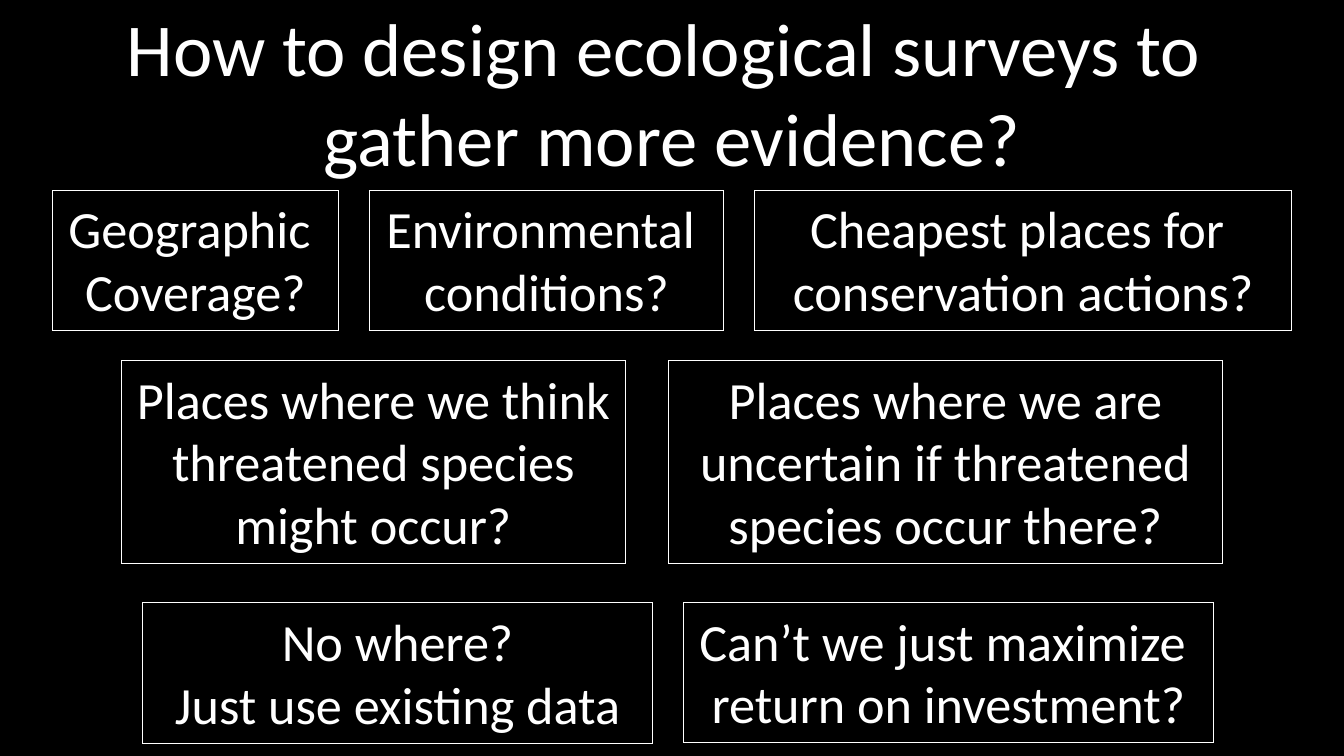
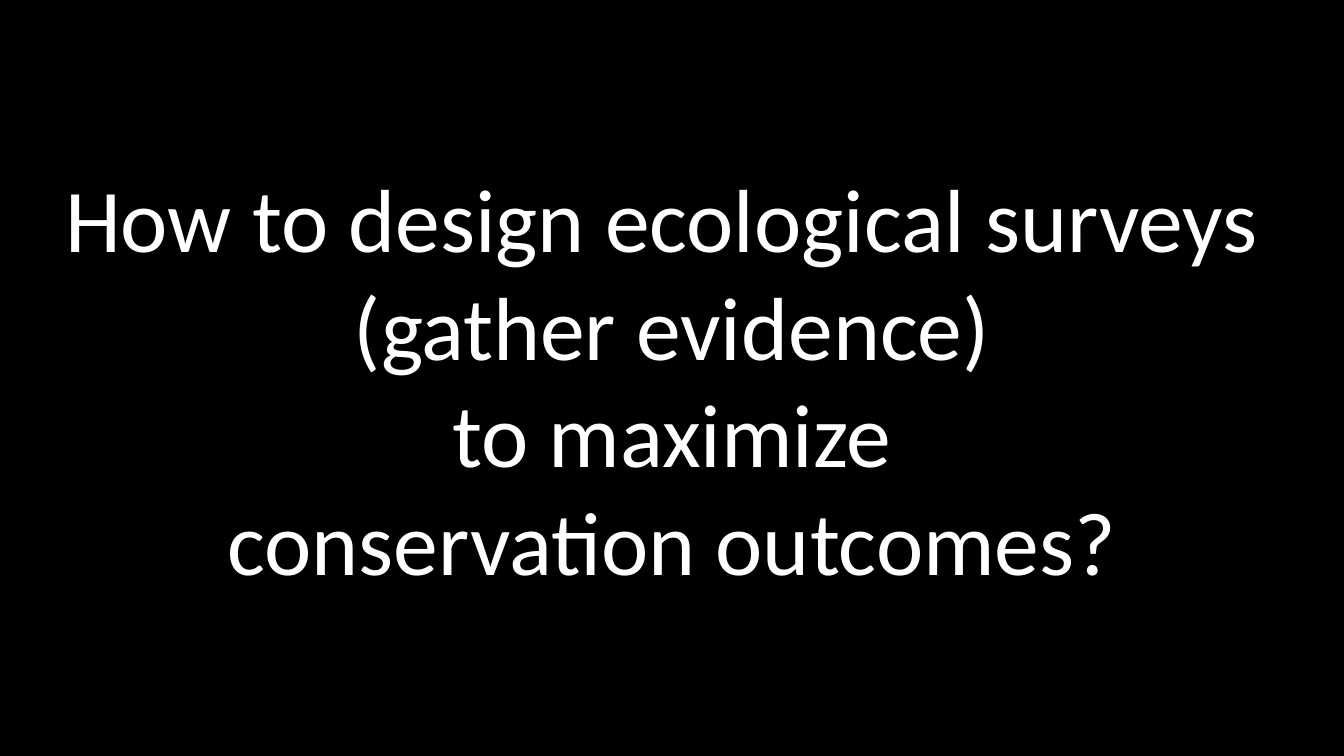
Before and after one commit to jeffreyhanson/abstracts-and-slides, a slide deck: slide 7 of seminars/EES-11-11-2020/slides.pptx. Drawn at 1344x756 pixels with LibreOffice and Linux fonts; fonts in the diff are those of the drawing. Boxes give left, top, right and bottom in pixels: in the first picture for what was removed or moved away, otherwise in the second. Text is boxed around its words. In the diff, an @@ line names an element or a change of style, - is before the commit and + after.

```diff
--- a/seminars/EES-11-11-2020/slides.pptx
+++ b/seminars/EES-11-11-2020/slides.pptx
@@ rectangle removed at (x1=52, y1=190, x2=339, y2=329) @@
-Geographic
-Coverage?
@@ title at (x1=65, y1=189, x2=1257, y2=576): text changed; size 40 to 48 pt @@
-How to design ecological surveys to
-gather more evidence?
+How to design ecological surveys
+(gather evidence)
+to maximize
+conservation outcomes?
@@ rectangle removed at (x1=370, y1=190, x2=723, y2=329) @@
-Environmental
-conditions?
@@ rectangle removed at (x1=755, y1=190, x2=1292, y2=329) @@
-Cheapest places for
-conservation actions?
@@ rectangle removed at (x1=121, y1=360, x2=625, y2=563) @@
-Places where we think threatened species
-might occur?
@@ rectangle removed at (x1=668, y1=360, x2=1222, y2=563) @@
-Places where we are uncertain if threatened species occur there?
@@ rectangle removed at (x1=142, y1=603, x2=653, y2=743) @@
-No where?
-Just use existing data
@@ rectangle removed at (x1=683, y1=602, x2=1214, y2=742) @@
-Can’t we just maximize
-return on investment?
```
Also in this commit, not shown: 3 other slides changed, 1 slide added, 1 slide removed.
